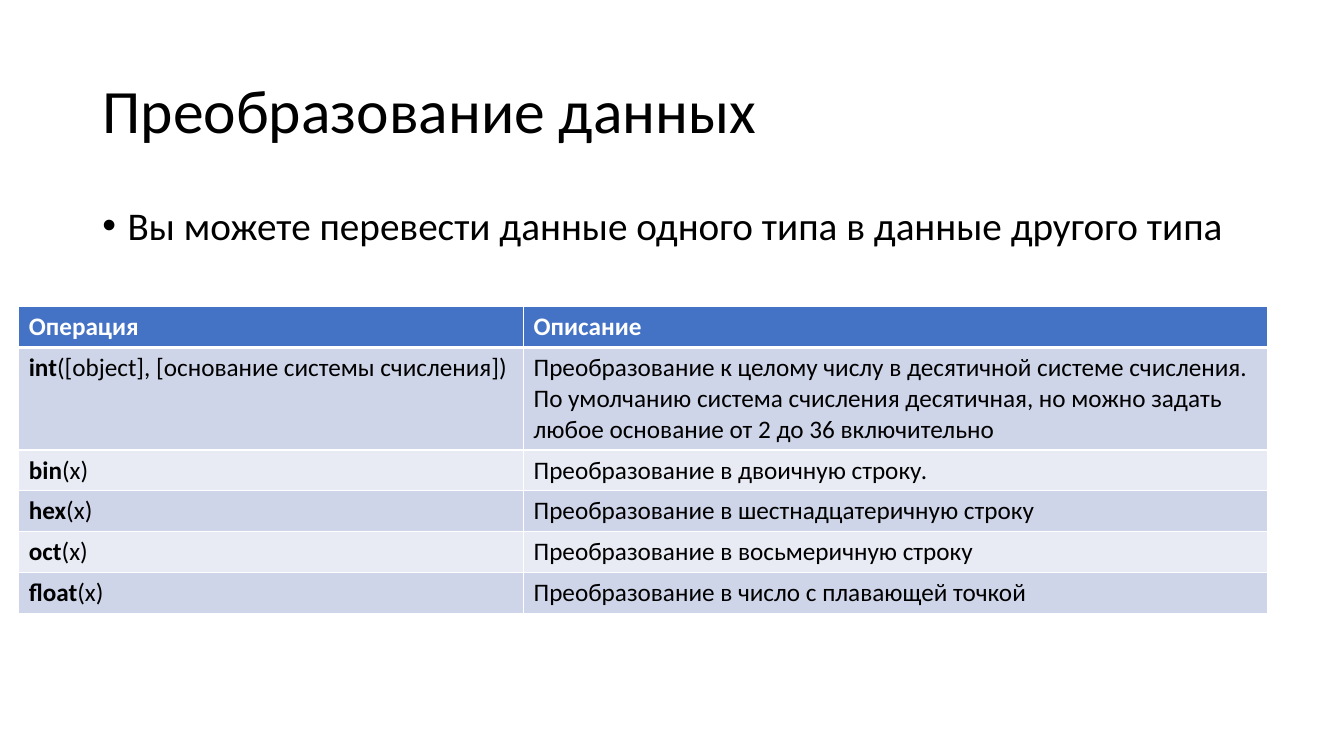
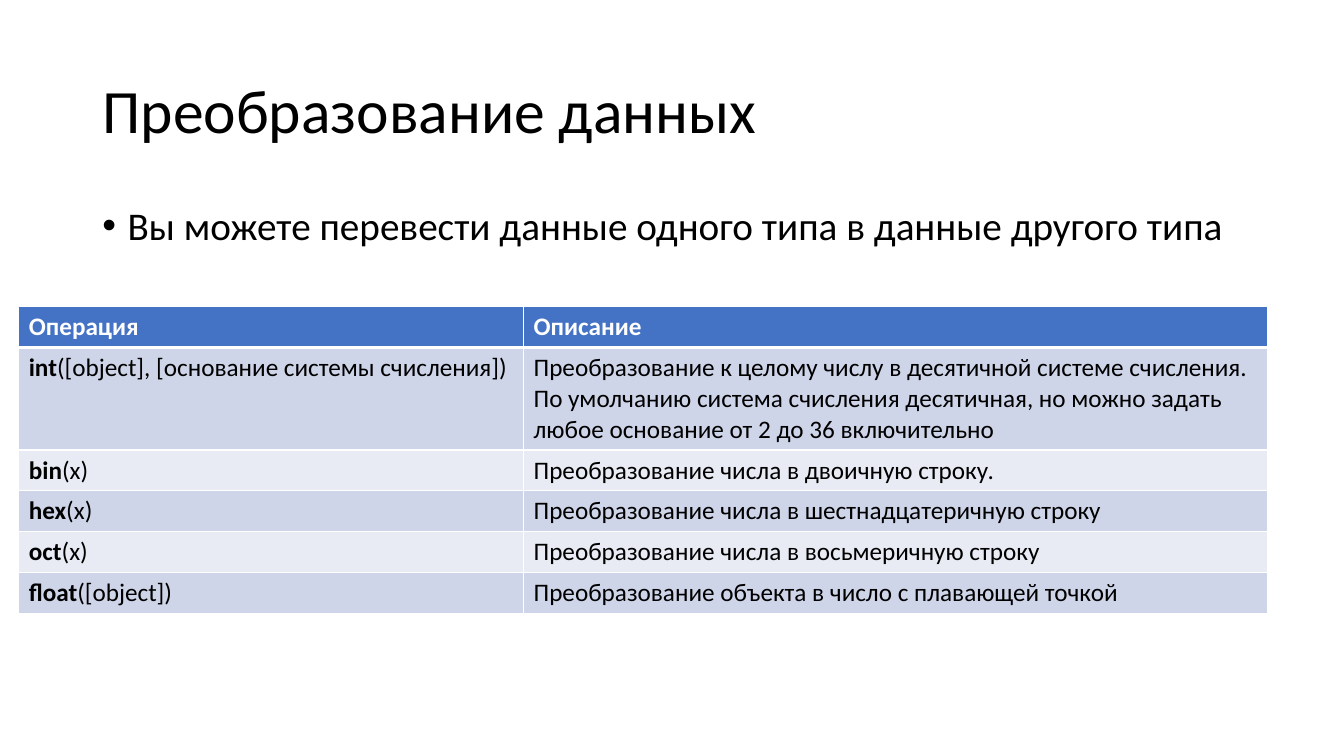
Before and after one commit to paveltsytovich/telegram-course, a slide deck: slide 62 of Presentation/Основы алгоритмизации и программирования.pptx (slide 61 before the commit). Drawn at 1344x756 pixels with LibreOffice and Linux fonts; fonts in the diff are those of the drawing. Boxes give left, top, right and bottom in pixels: in the first picture for what was removed or moved away, otherwise in the second. Text is boxed around its words. In the diff, an @@ line names an element or a change of style, - is before the commit and + after.

Commit message:
Упражненеие на преобразование типов данных

```diff
--- a/Presentation/Основы алгоритмизации и программирования.pptx
+++ b/Presentation/Основы алгоритмизации и программирования.pptx
@@ table at (x1=19, y1=307, x2=1268, y2=612) @@
-row 3, column 2: Преобразование в двоичную строку.
+row 3, column 2: Преобразование числа в двоичную строку.
-row 4, column 2: Преобразование в шестнадцатеричную строку
+row 4, column 2: Преобразование числа в шестнадцатеричную строку
-row 5, column 2: Преобразование в восьмеричную строку
+row 5, column 2: Преобразование числа в восьмеричную строку
-row 6, column 1: float(x)
+row 6, column 1: float([object])
-row 6, column 2: Преобразование в число с плавающей точкой
+row 6, column 2: Преобразование объекта в число с плавающей точкой
```
Also in this commit, not shown: 2 slides added.
